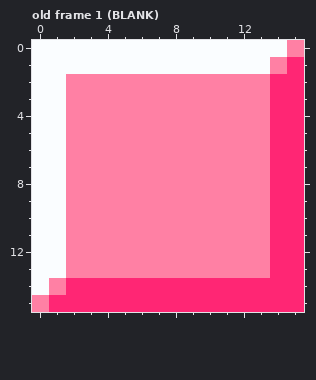
One commit to this pixel-art file: gfx/blocks.aseprite. That is the earlier state.
16x16 pixels, 4 frames. Shown: old frame 1 (BLANK). The commit also changed other frames, which this record leaves out.
Now the later version:
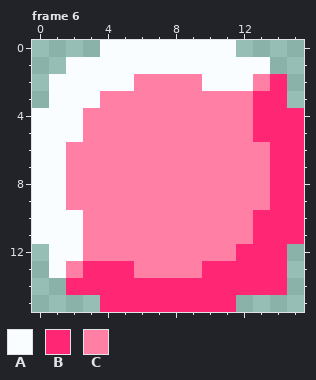
Palette (. is transparent): A #fafdff  B #ff2674  C #ff80a4
A new or re-ordered frame is compared with the old frame closest to it.
What changed:
{"change": "frames 4 -> 6"}
{"where": "frame 6 is new; against old frame 1 (BLANK), layers \"FG\", \"BG\""}
{"frame":6,"y":0,"x":0,"old":"AAAA","new":"...."}
{"frame":6,"y":0,"x":12,"old":"AAAC","new":"...."}
{"frame":6,"y":1,"x":0,"old":"AA","new":".."}
{"frame":6,"y":1,"x":14,"old":"CB","new":".."}
{"frame":6,"y":2,"x":0,"old":"A","new":"."}
{"frame":6,"y":2,"x":2,"old":"CCCC","new":"AAAA"}
{"frame":6,"y":2,"x":10,"old":"CCC","new":"AAA"}
{"frame":6,"y":2,"x":15,"old":"B","new":"."}
{"frame":6,"y":3,"x":0,"old":"A","new":"."}
{"frame":6,"y":3,"x":2,"old":"CC","new":"AA"}
{"frame":6,"y":3,"x":13,"old":"C","new":"B"}
{"frame":6,"y":3,"x":15,"old":"B","new":"."}
{"frame":6,"y":4,"x":2,"old":"C","new":"A"}
{"frame":6,"y":4,"x":13,"old":"C","new":"B"}
{"frame":6,"y":5,"x":2,"old":"C","new":"A"}
{"frame":6,"y":5,"x":13,"old":"C","new":"B"}
{"frame":6,"y":10,"x":2,"old":"C","new":"A"}
{"frame":6,"y":10,"x":13,"old":"C","new":"B"}
{"frame":6,"y":11,"x":2,"old":"C","new":"A"}
{"frame":6,"y":11,"x":13,"old":"C","new":"B"}
{"frame":6,"y":12,"x":0,"old":"A","new":"."}
{"frame":6,"y":12,"x":2,"old":"C","new":"A"}
{"frame":6,"y":12,"x":12,"old":"CC","new":"BB"}
{"frame":6,"y":12,"x":15,"old":"B","new":"."}
{"frame":6,"y":13,"x":0,"old":"A","new":"."}
{"frame":6,"y":13,"x":3,"old":"CCC","new":"BBB"}
{"frame":6,"y":13,"x":10,"old":"CCCC","new":"BBBB"}
{"frame":6,"y":13,"x":15,"old":"B","new":"."}
{"frame":6,"y":14,"x":0,"old":"AC","new":".."}
{"frame":6,"y":14,"x":15,"old":"B","new":"."}
{"frame":6,"y":15,"x":0,"old":"CBBB","new":"...."}
{"frame":6,"y":15,"x":12,"old":"BBBB","new":"...."}
